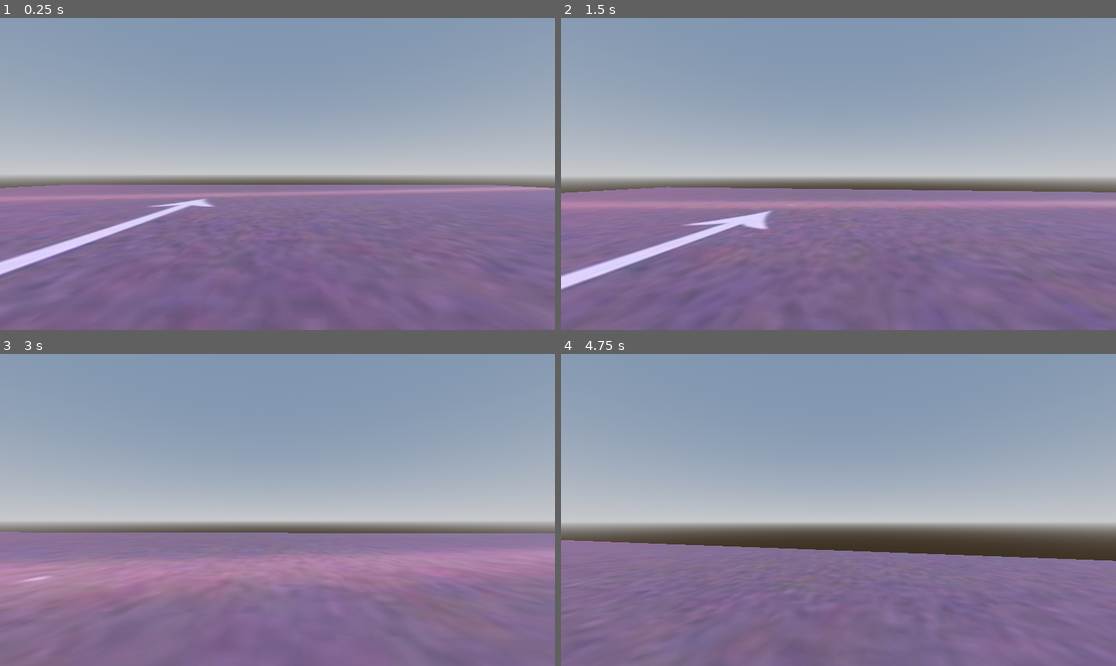
Above: before the commit, frames 1-4 (two rows, left to right).
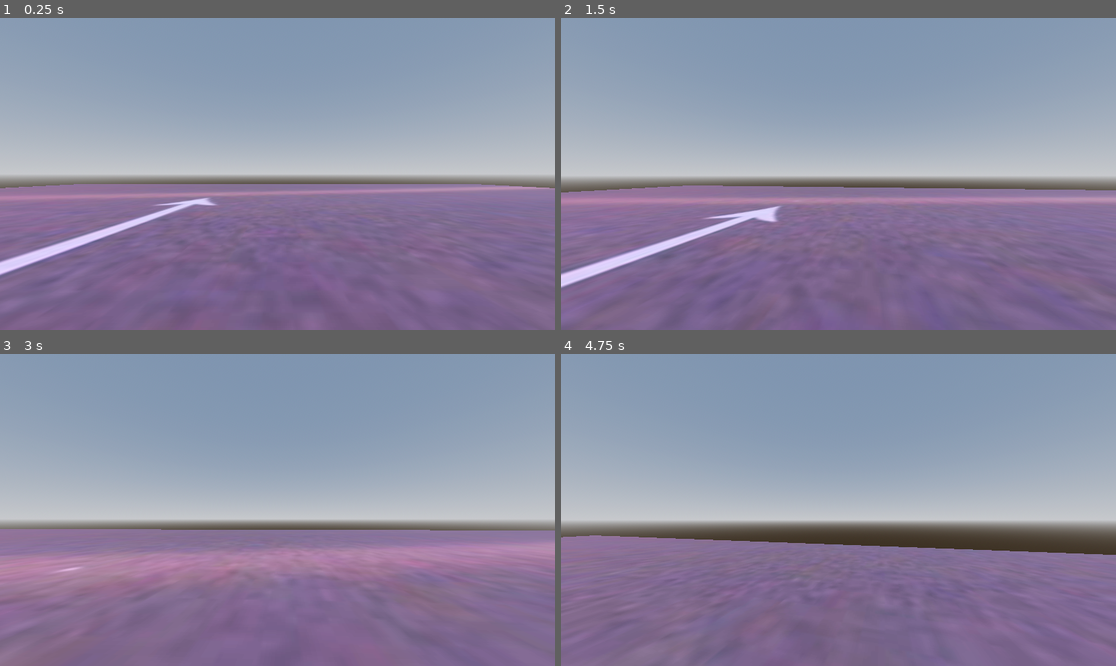
Above: after the commit, the same moments.

Repository: Takos4Lunch/Project1873
Game: Godot game, scene res://world.tscn
Two runs of this game, one before a commit and one after it. Both use one fixed random seed, a clock stepped at 60 frames per second and the inputs below.
Inputs (mouse positions are in pixels of both pictures, inside the frame that each line leads up to):
- Up to frame 1 (0.25 s): no input
- Up to frame 2 (1.5 s): move the mouse to (866, 174) at 0.52 s; hold W (up) from 0.53 s (still down); tap C (camera) at 0.6, 1.35 s; tap Space (jump) at 0.77 s; move the mouse to (810, 174) at 1.27 s
- Up to frame 3 (3 s): keep holding W (up); tap Space (jump) at 1.52 s; move the mouse to (288, 503) at 2.02 s; hold Shift (sprint) 2.03-2.78 s; tap C (camera) at 2.3, 2.85 s; move the mouse to (271, 516) at 2.77 s
- Up to frame 4 (4.75 s): keep holding W (up); tap Space (jump) at 3.02, 3.77, 4.52 s; move the mouse to (877, 513) at 3.52 s; tap C (camera) at 3.6, 4.55 s; move the mouse to (794, 506) at 4.27 s; tap Shift (sprint) at 4.35 s

The runs differ from the first frame. In frame 1, 0.3% of the frame differs, in the area x 13-87%, y 53-71%; in frame 2, 3.6%; in frame 3, 3.9%, in the area x 0-100%, y 53-87%; in frame 4, 3.3%.

Commit message:
Momentum added

Diff:
--- a/scripts/Player.gd
+++ b/scripts/Player.gd
@@ -11,6 +11,10 @@
 const BOB_FREQ = 2.4
 const BOB_AMP = 0.08
 var t_bob = 0.0
+
+# fov changes
+const BASE_FOV = 75.0
+const FOV_CHANGE = 1.5
 
 # Get the gravity from the project settings to be synced with RigidBody nodes.
 var gravity = 9.8
@@ -63,6 +67,11 @@
 	#head bobbing
 	#Implement later on
 
+	#FOV
+	var velocity_clamped = clamp(velocity.length(), 0.5, SPRINT_SPEED *2)
+	var target_fov = BASE_FOV + FOV_CHANGE * velocity_clamped
+	camera.fov = lerp(camera.fov, target_fov, delta * 8.0)
+
 	move_and_slide()
 
 func _change_camera():
--- a/world.tscn
+++ b/world.tscn
@@ -82,4 +82,5 @@
 
 [node name="CSGBox3D4" type="CSGBox3D" parent="."]
 transform = Transform3D(1, 0, 0, 0, 1, 0, 0, 0, 1, -4.29681, 2.25242, 2.08265)
+use_collision = true
 material = SubResource("ShaderMaterial_hbv5c")
